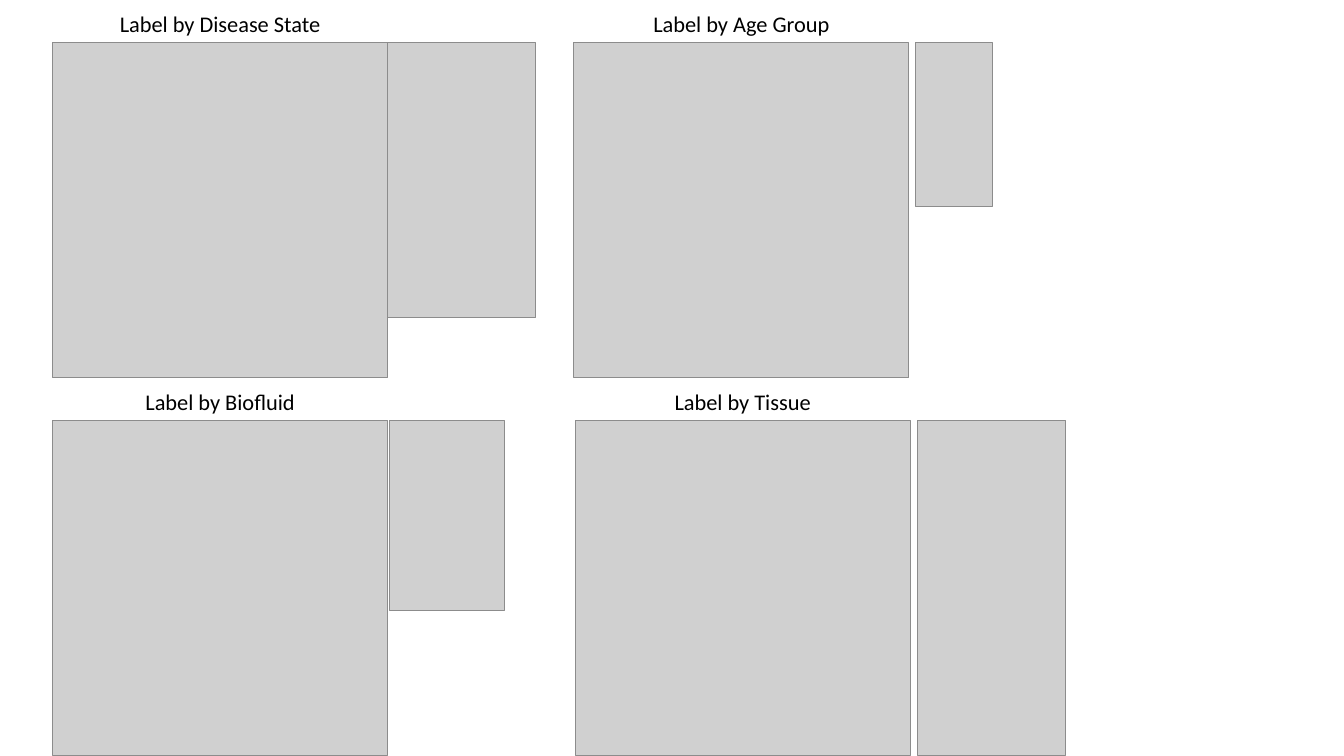
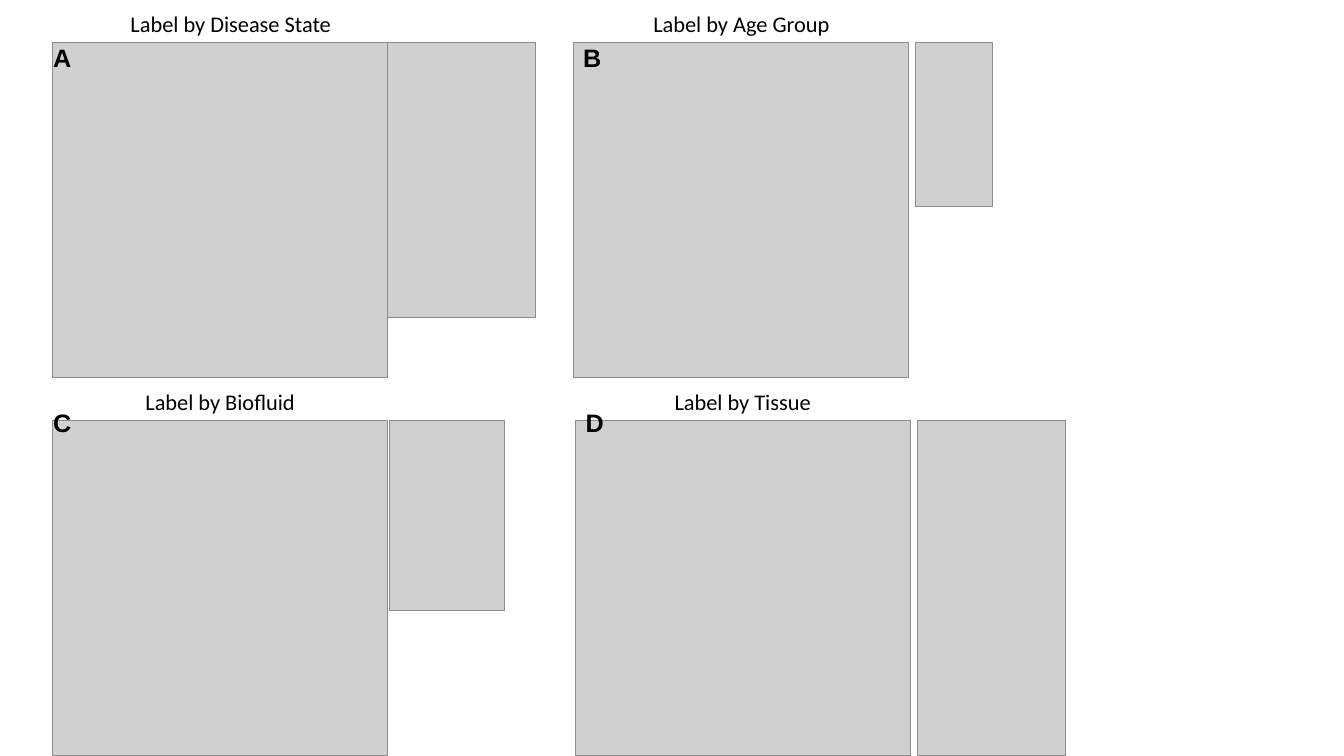
Before and after one commit to gersteinlab/shiny-dim-reduction, a slide deck: slide 4 of extras/Explorer_Tool_Workflow_2.pptx. Drawn at 1344x756 pixels with LibreOffice and Linux fonts; fonts in the diff are those of the drawing; grey boxes stand for pictures. Boxes give left, top, right and bottom in pixels: in the first picture for what was removed or moved away, otherwise in the second. Text is boxed around its words. In the diff, an @@ line names an element or a change of style, - is before the commit and + after.

```diff
--- a/extras/Explorer_Tool_Workflow_2.pptx
+++ b/extras/Explorer_Tool_Workflow_2.pptx
@@ text "Label by Disease State": place and size @@
-text "Label by Disease State" at (120, 16, 320, 36)
+text "Label by Disease State" at (130, 16, 331, 36)
@@ text added at (53, 49, 71, 67), 18 pt, text #000000, bold @@
+A
@@ text added at (583, 49, 601, 67), 18 pt, text #000000, bold @@
+B
@@ text added at (53, 412, 71, 433), 18 pt, text #000000, bold @@
+C
@@ text added at (586, 412, 604, 432), 18 pt, text #000000, bold @@
+D
```
Also in this commit, not shown: 1 other slide changed, 4 other files.
